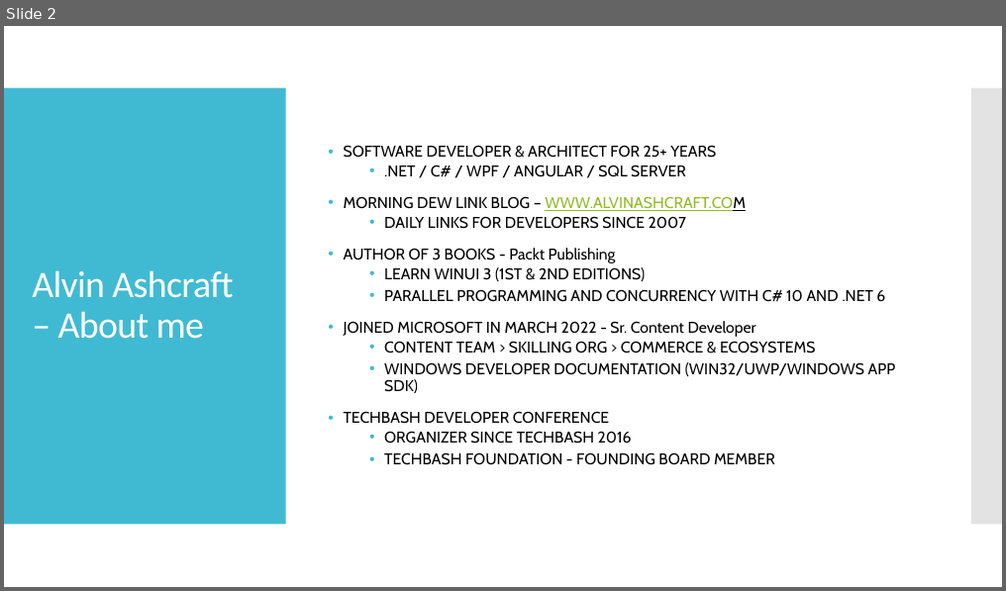
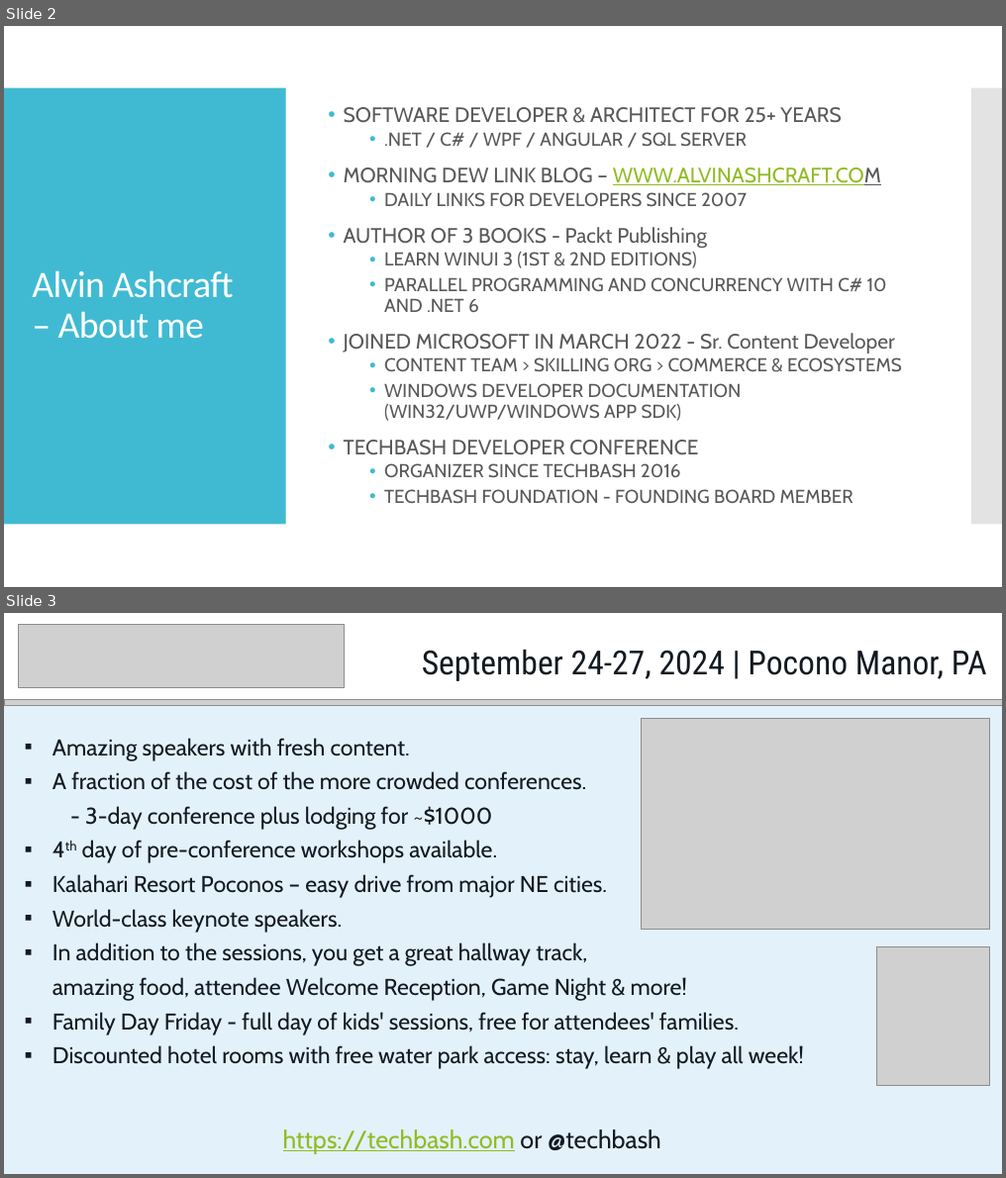
Before and after one commit to alvinashcraft/speaking, a slide deck: 2024/0320_BostonDotNetArch/GetStartedWithWinUI3.pptx. Shown one above the other, each under a label of ours: slide 2 before the commit, slides 2 and 3 after it. The pictures are 1006x591 and 1006x1178 pixels, drawn with LibreOffice and Linux fonts; fonts in the diff are those of the drawing; grey boxes stand for pictures; background and template pictures are left out. Boxes give left, top, right and bottom in pixels: in the first picture for what was removed or moved away, otherwise in the second. Text is boxed around its words. In the diff, an @@ line names an element or a change of style, - is before the commit and + after.

```diff
--- a/2024/0320_BostonDotNetArch/GetStartedWithWinUI3.pptx
+++ b/2024/0320_BostonDotNetArch/GetStartedWithWinUI3.pptx
@@ slide 3 added at <box>4,613,1002,1174</box>, background #FFFFFF @@
@@ rectangle added at <box>4,613,1002,699</box>, fill #FFFFFF @@
@@ picture added at <box>18,624,344,687</box> @@
@@ text added at <box>422,649,987,681</box>, 32 pt, text #121921 @@
+September 24-27, 2024 | Pocono Manor, PA
@@ rectangle added at <box>4,675,752,1112</box>, fill #40BAD2 @@
@@ picture added at <box>4,700,1002,706</box> @@
@@ rectangle added at <box>763,675,1002,1112</box>, fill #C8C8C8 at 50% opacity @@
@@ rectangle added at <box>4,705,1002,1174</box>, fill #E3F1FA @@
@@ picture added at <box>642,719,989,930</box> @@
@@ text added at <box>53,738,804,1069</box>, 22 pt, text #121921 @@
+▪ Amazing speakers with fresh content.
+▪ A fraction of the cost of the more crowded conferences.
+- 3-day conference plus lodging for ~$1000
+▪ 4th day of pre-conference workshops available.
+▪ Kalahari Resort Poconos – easy drive from major NE cities.
+▪ World-class keynote speakers.
+▪ In addition to the sessions, you get a great hallway track, amazing food, attendee Welcome Reception, Game Night & more!
+▪ Family Day Friday - full day of kids' sessions, free for attendees' families.
+▪ Discounted hotel rooms with free water park access: stay, learn & play all week!
@@ picture added at <box>877,947,989,1085</box> @@
@@ text added at <box>283,1130,661,1155</box>, 24 pt, text #90BB23, underline @@
+https://techbash.com or @techbash
@@ slide 2 changed as well @@
@@ rectangle added at <box>4,26,1002,587</box>, fill #FFFFFF @@
@@ text "SOFTWARE DEVELOPER & ARCHITECT FOR ..." at <box>344,107,902,504</box>: size 15 to 20 pt in "SOFTWARE DEVELOPER & ARCHITECT FOR 25+ YEARS", "MORNING DEW LINK BLOG – WWW.ALVINASHCRAFT.COM", "AUTHOR OF 3 BOOKS - Packt Publishing", "JOINED MICROSOFT IN MARCH 2022 - Sr. ..." and 1 more places; text colour #000000 to #595959; size 15 to 18 pt in ".NET / C# / WPF / ANGULAR ...", "DAILY LINKS FOR DEVELOPERS SINCE 2007", "LEARN WINUI 3 (1ST & 2ND EDITIONS)", "PARALLEL PROGRAMMING AND CONCURRENCY WITH C# 10 ..." and 4 more places @@
```
Also in this commit, not shown: 1 other slide changed, 1 other slide added.
